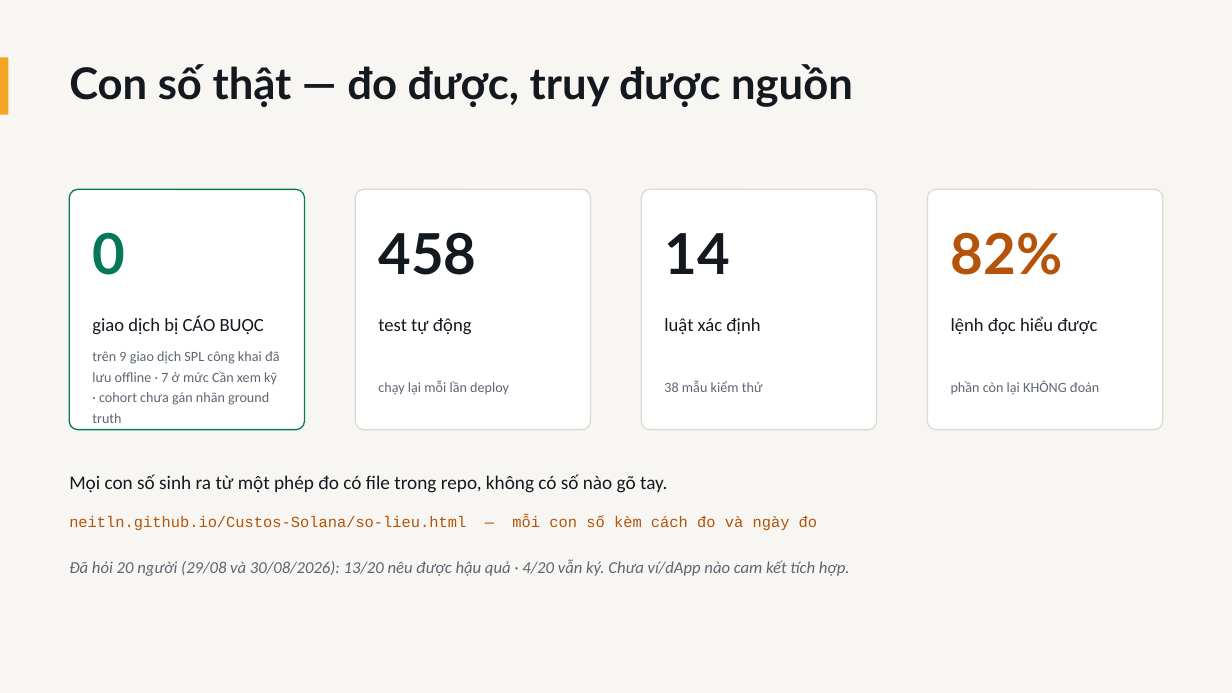
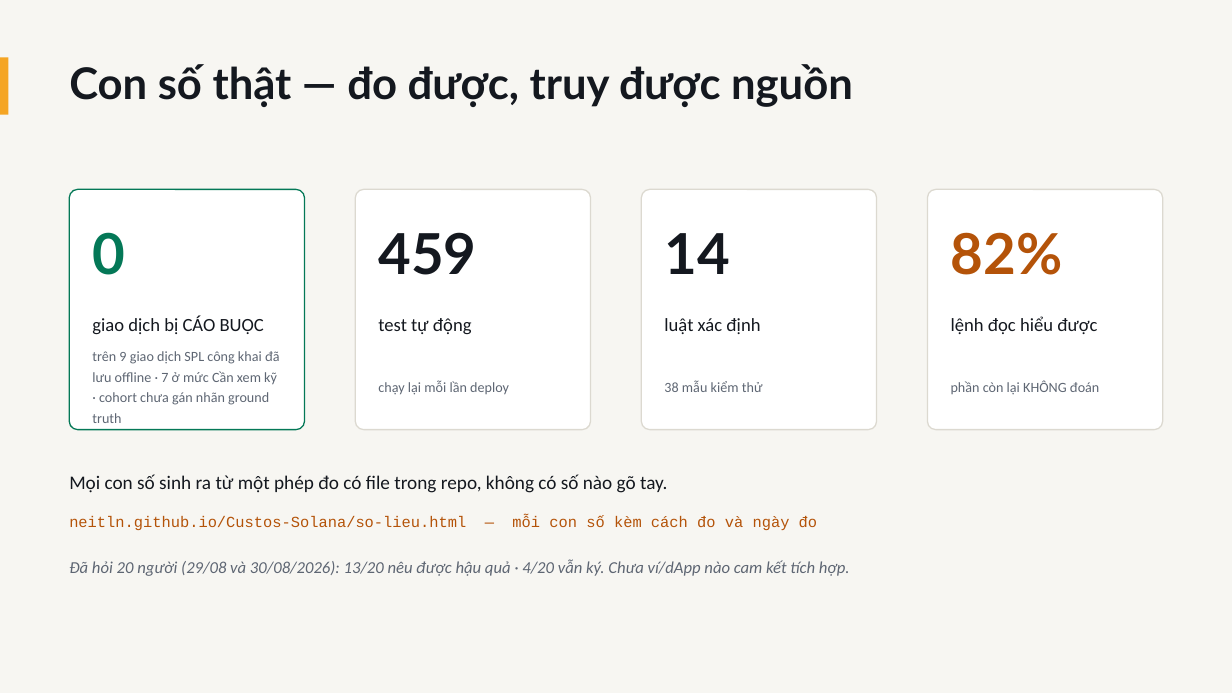
Before and after one commit to NeitLN/Custos-Solana, a slide deck: slide 9 of docs/nop-bai/CUSTOS-PITCH.pptx. Drawn at 1232x693 pixels with LibreOffice and Linux fonts; fonts in the diff are those of the drawing. Boxes give left, top, right and bottom in pixels: in the first picture for what was removed or moved away, otherwise in the second. Text is boxed around its words. In the diff, an @@ line names an element or a change of style, - is before the commit and + after.

```diff
--- a/docs/nop-bai/CUSTOS-PITCH.pptx
+++ b/docs/nop-bai/CUSTOS-PITCH.pptx
@@ text at box(378, 232, 476, 275): text changed @@
-458
+459
```
Also in this commit, not shown: 10 other files.
